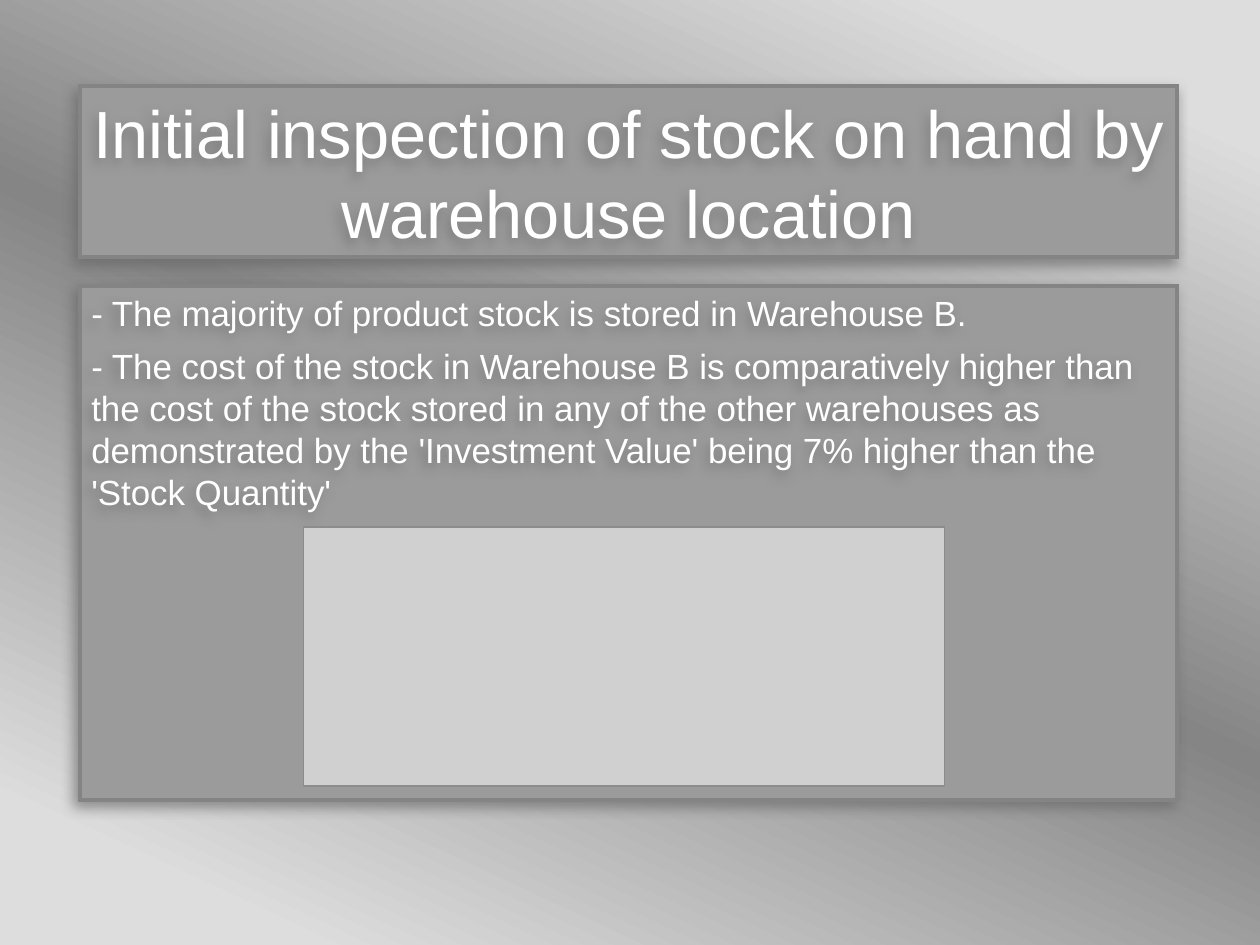
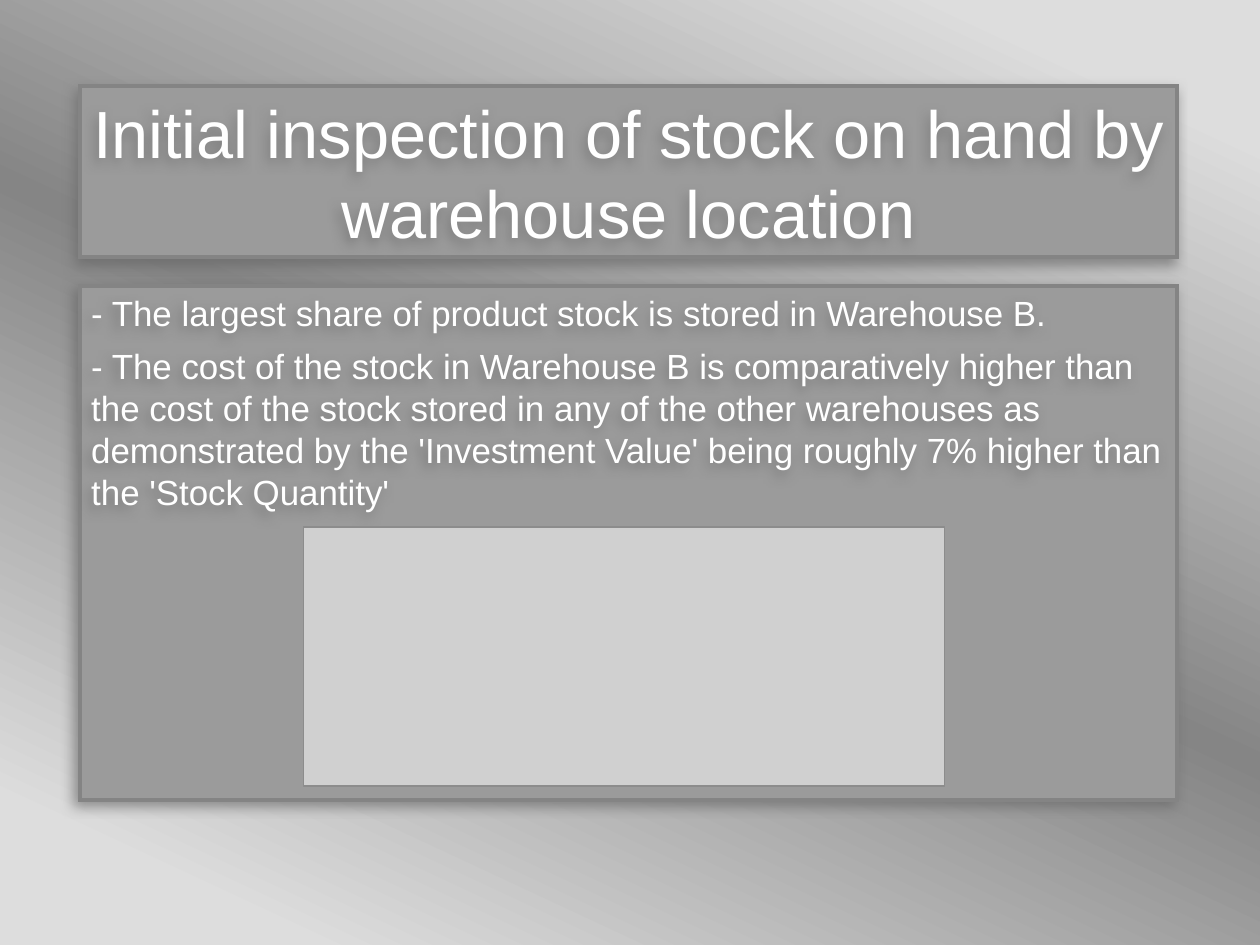
Before and after one commit to BCPMcustom/courseraSQL, a slide deck: slide 3 of Course#10/MintClassics.pptx. Drawn at 1260x945 pixels with LibreOffice and Linux fonts; fonts in the diff are those of the drawing; grey boxes stand for pictures; background and template pictures are left out. Boxes give left, top, right and bottom in pixels: in the first picture for what was removed or moved away, otherwise in the second. Text is boxed around its words. In the diff, an @@ line names an element or a change of style, - is before the commit and + after.

```diff
--- a/Course#10/MintClassics.pptx
+++ b/Course#10/MintClassics.pptx
@@ text at box(91, 301, 1161, 512): text changed @@
-- The majority of product stock is stored in Warehouse B.
-- The cost of the stock in Warehouse B is comparatively higher than the cost of the stock stored in any of the other warehouses as demonstrated by the 'Investment Value' being 7% higher than the 'Stock Quantity'
+- The largest share of product stock is stored in Warehouse B.
+- The cost of the stock in Warehouse B is comparatively higher than the cost of the stock stored in any of the other warehouses as demonstrated by the 'Investment Value' being roughly 7% higher than the 'Stock Quantity'
```
Also in this commit, not shown: 5 other slides changed, 1 slide removed, 1 other file.
